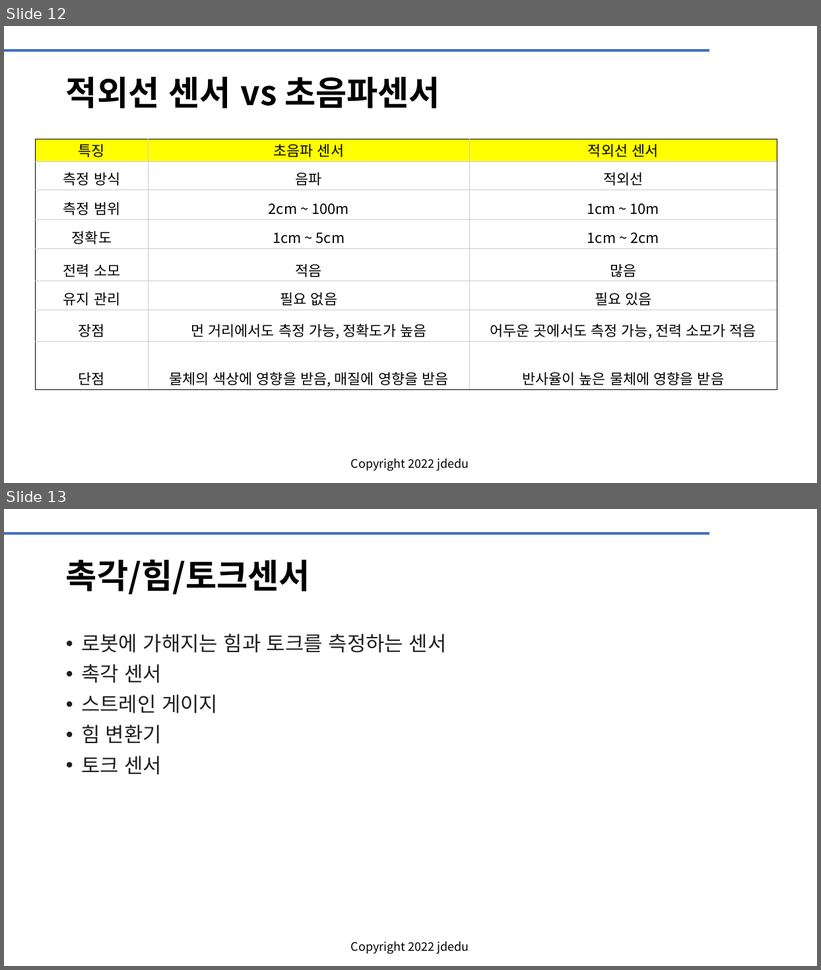
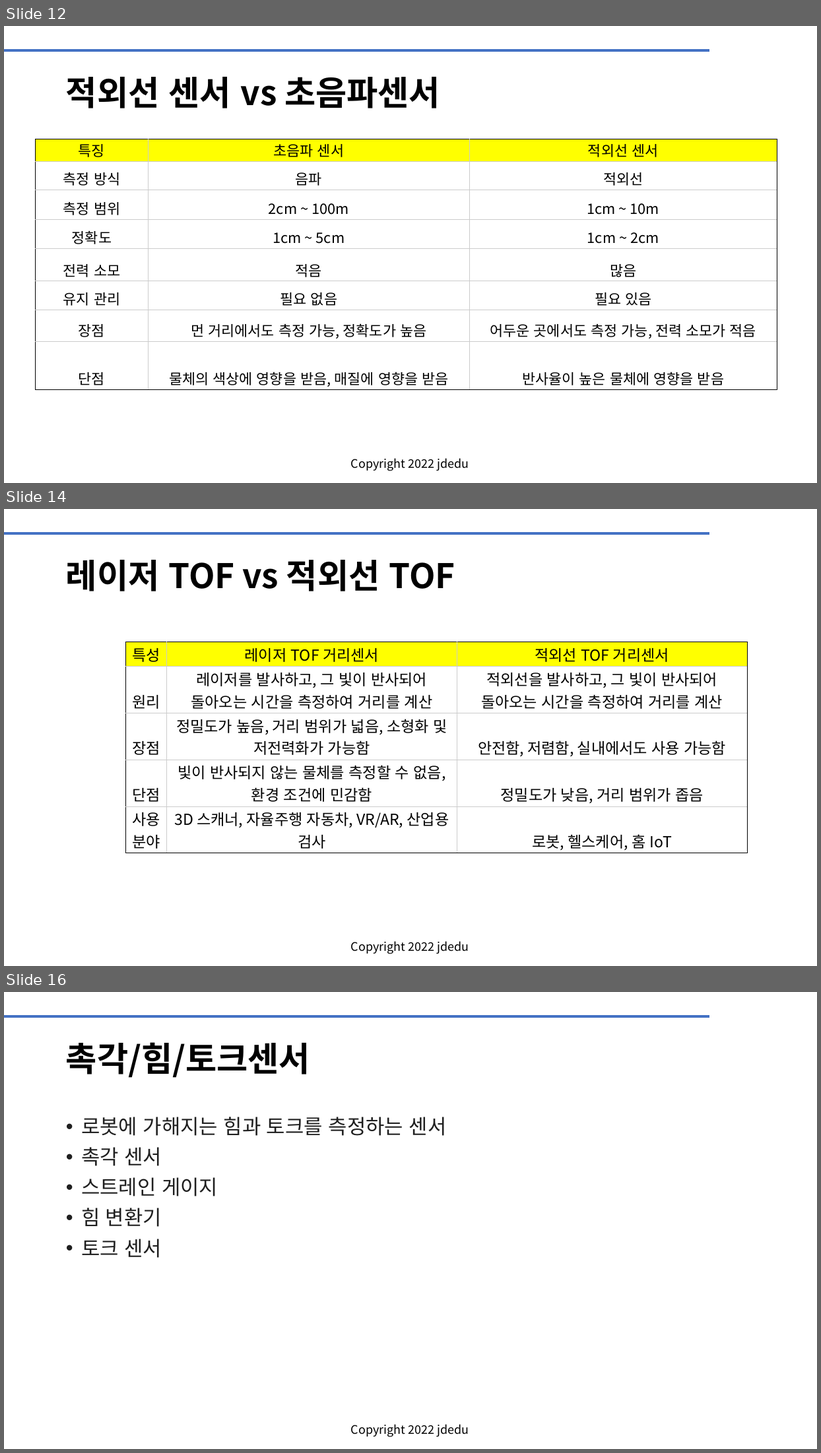
Before and after one commit to JD-edu/KG-KAIROS_robot, a slide deck: doc/KG-KAIROS 로봇센서.pptx. Shown one above the other, each under a label of ours: slides 12 and 13 before the commit, slides 12, 14 and 16 after it; the slides between them are not shown. The pictures are 821x970 and 821x1453 pixels, drawn with LibreOffice and Linux fonts; fonts in the diff are those of the drawing; background and template pictures are left out. Boxes give left, top, right and bottom in pixels: in the first picture for what was removed or moved away, otherwise in the second. Text is boxed around its words. In the diff, an @@ line names an element or a change of style, - is before the commit and + after.

```diff
--- a/doc/KG-KAIROS 로봇센서.pptx
+++ b/doc/KG-KAIROS 로봇센서.pptx
@@ slide 14 added at (4,509,817,966), background #FFFFFF; not listed: 2 template elements that a slide beside it also shows @@
@@ title added at (66,560,455,591), 40 pt, text #000000, bold @@
+레이저 TOF vs 적외선 TOF
@@ table added at (126,642,748,853), 5 rows, 3 columns @@
+특성 | 레이저 TOF 거리센서 | 적외선 TOF 거리센서
+원리 | 레이저를 발사하고, 그 빛이 반사되어 돌아오는 시간을 측정하여 거리를 계산 | 적외선을 발사하고, 그 빛이 반사되어 돌아오는 시간을 측정하여 거리를 계산
+장점 | 정밀도가 높음, 거리 범위가 넓음, 소형화 및 저전력화가 가능함 | 안전함, 저렴함, 실내에서도 사용 가능함
+단점 | 빛이 반사되지 않는 물체를 측정할 수 없음, 환경 조건에 민감함 | 정밀도가 낮음, 거리 범위가 좁음
+사용 분야 | 3D 스캐너, 자율주행 자동차, VR/AR, 산업용 검사 | 로봇, 헬스케어, 홈 IoT
@@ what was slide 13 is now slide 16 @@
```
Also in this commit, not shown: 5 slides changed, 5 other slides added, 1 other file.
